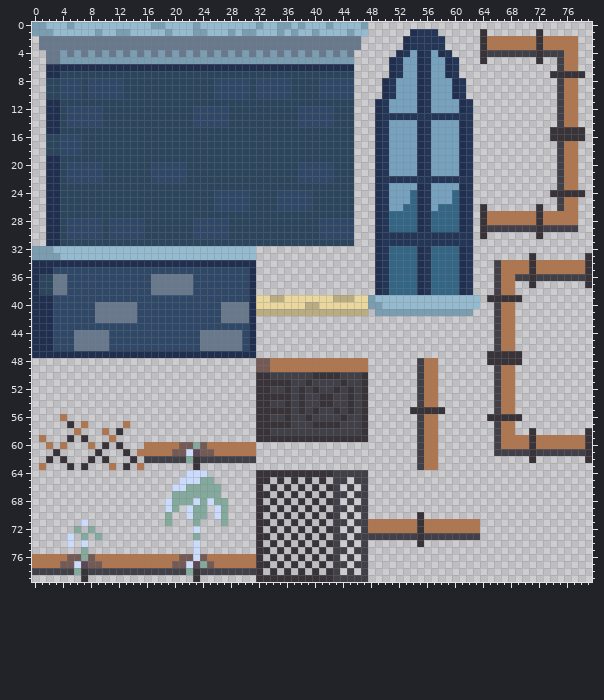
File history of a pixel-art file, GameOff-2024/TIlemapsAtlas.aseprite. The first picture shows the starting point.
80x80 pixels, 1 frame.
The same view after the edit:
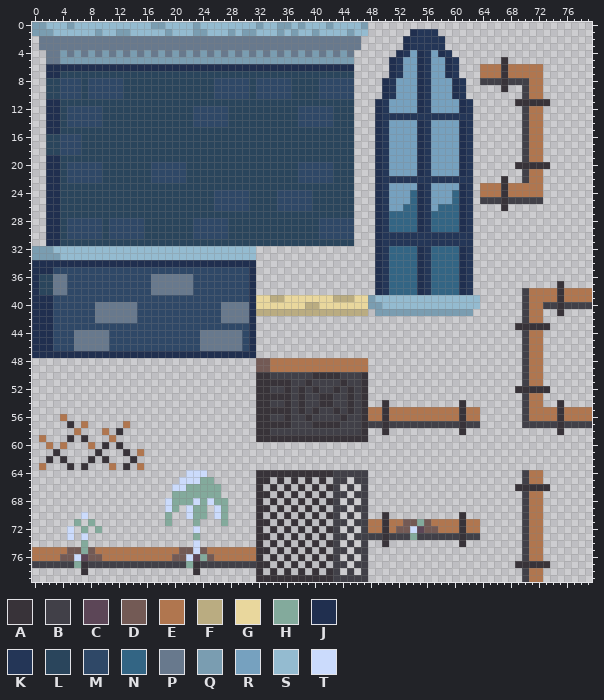
Palette (. is transparent): A #383339  B #414048  C #5c4657  D #735a55  E #b0764f  F #baac81  G #e9d79d  H #83aa9c  J #202f4f  K #243657  L #2a455c  M #2f4867  N #336584  P #68798d  Q #7a9db1  R #76a1bf  S #94bbd0  T #cbdbfc
Difference:
Layer "Layer 1":
y 1: x 64 A -> .; x 72 A -> .
y 2..3: x 64..77 AEEEEEEEAEEEEE -> ..............
y 4: x 64..77 ABBBBBBBABBBEE -> ..............
y 5: x 64 A -> .; x 67 . -> A; x 72 A -> .; x 75..77 BEE -> ...
y 6: x 64..72 ......... -> EEEAEEEEE; x 75..77 BEE -> ...
y 7: x 64..72 ......... -> EEEAEEEEE; x 74..78 AAAAA -> .....
y 8: x 64..72 ......... -> BBBABBBEE; x 75..77 BEE -> ...
y 9: x 67 . -> A; x 70..72 ... -> BEE; x 75..77 BEE -> ...
y 10: x 70..72 ... -> BEE; x 75..77 BEE -> ...
y 11: x 69..73 ..... -> AAAAA; x 75..77 BEE -> ...
y 12..14: x 70..72 ... -> BEE; x 75..77 BEE -> ...
y 15..16: x 70..72 ... -> BEE; x 74..78 AAAAA -> .....
y 17..19: x 70..72 ... -> BEE; x 75..77 BEE -> ...
y 20: x 69..73 ..... -> AAAAA; x 75..77 BEE -> ...
y 21: x 70..72 ... -> BEE; x 75..77 BEE -> ...
y 22: x 67 . -> A; x 70..72 ... -> BEE; x 75..77 BEE -> ...
y 23: x 64..72 ......... -> EEEAEEEEE; x 75..77 BEE -> ...
y 24: x 64..72 ......... -> EEEAEEEEE; x 74..78 AAAAA -> .....
y 25: x 64..72 ......... -> BBBABBBBB; x 75..77 BEE -> ...
y 26: x 64 A -> .; x 67 . -> A; x 72 A -> .; x 75..77 BEE -> ...
y 27..28: x 64..77 AEEEEEEEAEEEEE -> ..............
y 29: x 64..77 ABBBBBBBABBBBB -> ..............
y 30: x 64 A -> .; x 72 A -> .
y 33: x 71 A -> .; x 79 A -> .
y 34..35: x 66..79 BEEEEAEEEEEEEA -> ..............
y 36: x 66..79 BEEBBABBBBBBBA -> ..............
y 37: x 66..68 BEE -> ...; x 71 A -> .; x 75 . -> A; x 79 A -> .
y 38: x 66..68 BEE -> ...; x 70..79 .......... -> BEEEEAEEEE
y 39: x 65..79 AAAAA.......... -> .....BEEEEAEEEE
y 40: x 66..68 BEE -> ...; x 70..79 .......... -> BEEBBABBBB
y 41: x 66..68 BEE -> ...; x 70..72 ... -> BEE; x 75 . -> A
y 42: x 66..68 BEE -> ...; x 70..72 ... -> BEE
y 43: x 66..73 BEE..... -> ...AAAAA
y 44..46: x 66..68 BEE -> ...; x 70..72 ... -> BEE
y 47: x 65..72 AAAAA... -> .....BEE
y 48: x 55..57 BEE -> ...; x 65..72 AAAAA... -> .....BEE
y 49..51: x 55..57 BEE -> ...; x 66..68 BEE -> ...; x 70..72 ... -> BEE
y 52: x 55..57 BEE -> ...; x 66..73 BEE..... -> ...AAAAA
y 53: x 55..57 BEE -> ...; x 66..68 BEE -> ...; x 70..72 ... -> BEE
y 54: x 50 . -> A; x 55..57 BEE -> ...; x 61 . -> A; x 66..68 BEE -> ...; x 70..72 ... -> BEE; x 75 . -> A
y 55: x 48..63 ......AAAAA..... -> EEAEEEEEEEEEEAEE; x 66..68 BEE -> ...; x 70..79 .......... -> BEEEEAEEEE
y 56: x 48..55 .......B -> EEAEEEEE; x 58..63 ...... -> EEEAEE; x 65..79 AAAAA.......... -> .....BEEEEAEEEE
y 57: x 48..54 ....... -> BBABBBB; x 56..63 EE...... -> BBBBBABB; x 66..68 BEE -> ...; x 70..79 .......... -> BBBBBABBBB
y 58: x 50 . -> A; x 55..57 BEE -> ...; x 61 . -> A; x 66..68 BEE -> ...; x 71 A -> .; x 75 . -> A; x 79 A -> .
y 59: x 55..57 BEE -> ...; x 66..79 BEEEEAEEEEEEEA -> ..............
y 60: x 16..31 EEEEEDDHDEEEEEEE -> ................; x 55..57 BEE -> ...; x 66..79 BEEEEAEEEEEEEA -> ..............
y 61: x 16..31 EEEEDDTCDDEEEEEE -> ................; x 55..57 BEE -> ...; x 66..79 BBBBBABBBBBBBA -> ..............
y 62: x 16..31 BBBBBBHABBBBBBBB -> ................; x 55..57 BEE -> ...; x 71 A -> .; x 79 A -> .
y 63: x 23 A -> .; x 55..57 BEE -> ...
y 64..65: x 70..72 ... -> BEE
y 66: x 69..73 ..... -> AAAAA
y 67..69: x 70..72 ... -> BEE
y 70: x 7 . -> T; x 50 . -> A; x 55 A -> .; x 61 . -> A; x 70..72 ... -> BEE
y 71: x 6..8 .T. -> H.H; x 50 E -> A; x 53..56 EEAE -> DDHD; x 61 E -> A; x 70..72 ... -> BEE
y 72: x 5..9 .H.H. -> T.H.H; x 50 E -> A; x 52..57 EEEAEE -> DDTCDD; x 61 E -> A; x 70..72 ... -> BEE
y 73: x 7 H -> T; x 9 H -> .; x 50 B -> A; x 54..55 BA -> HB; x 61 B -> A; x 70..72 ... -> BEE
y 74: x 5 T -> .; x 7 T -> H; x 50 . -> A; x 55 A -> .; x 61 . -> A; x 70..72 ... -> BEE
y 75: x 0..6 ....... -> EEEEEDD; x 8..22 ............... -> DEEEEEEEEEEEEDD; x 24..31 ........ -> DEEEEEEE; x 70..72 ... -> BEE
y 76: x 4 E -> D; x 6..7 DH -> TC; x 9 E -> D; x 20 E -> D; x 22..25 DTDE -> TCHD; x 70..72 ... -> BEE
y 77: x 0..31 EEEEDDTCDDEEEEEEEEEEDDTCHDEEEEEE -> BBBBBBHABBBBBBBBBBBBBBHABBBBBBBB; x 69..73 ..... -> AAAAA
y 78: x 0..6 BBBBBBH -> .......; x 8..22 BBBBBBBBBBBBBBH -> ...............; x 24..31 BBBBBBBB -> ........; x 70..72 ... -> BEE
y 79: x 7 A -> .; x 23 A -> .; x 70..72 ... -> BEE
Boxes around the changes in both pictures, in picture pixels (x1, y1, x2, y2):
changed: (368, 29, 592, 582)
erased: (144, 442, 256, 470)
changed: (32, 512, 256, 582)
